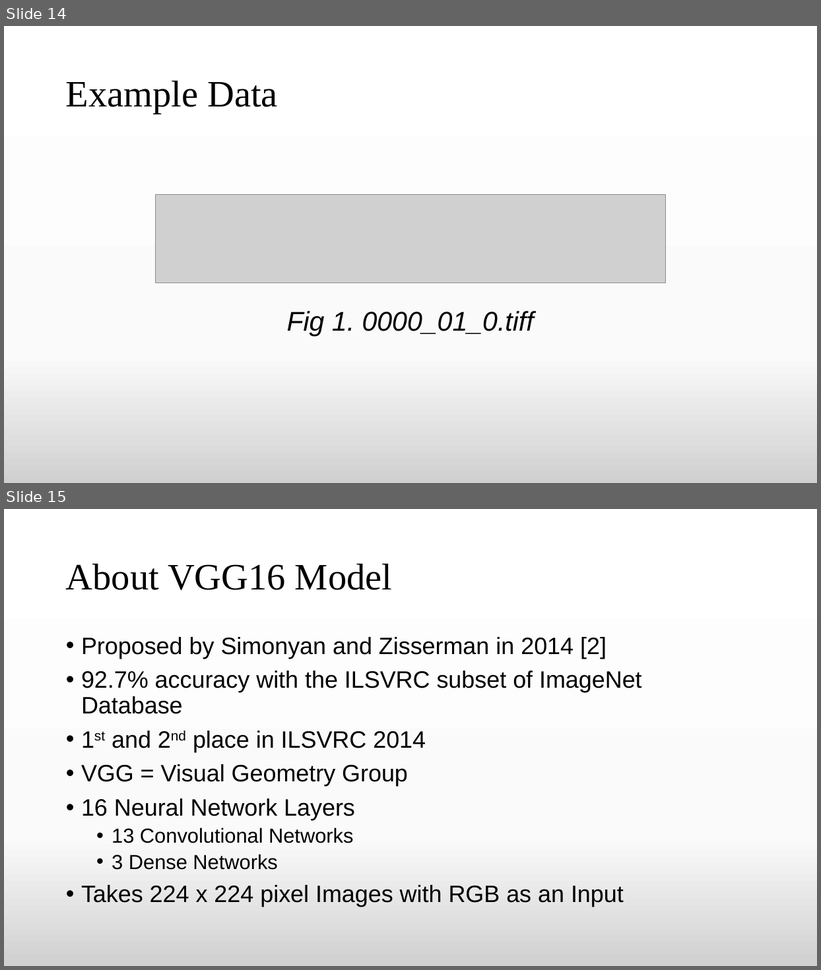
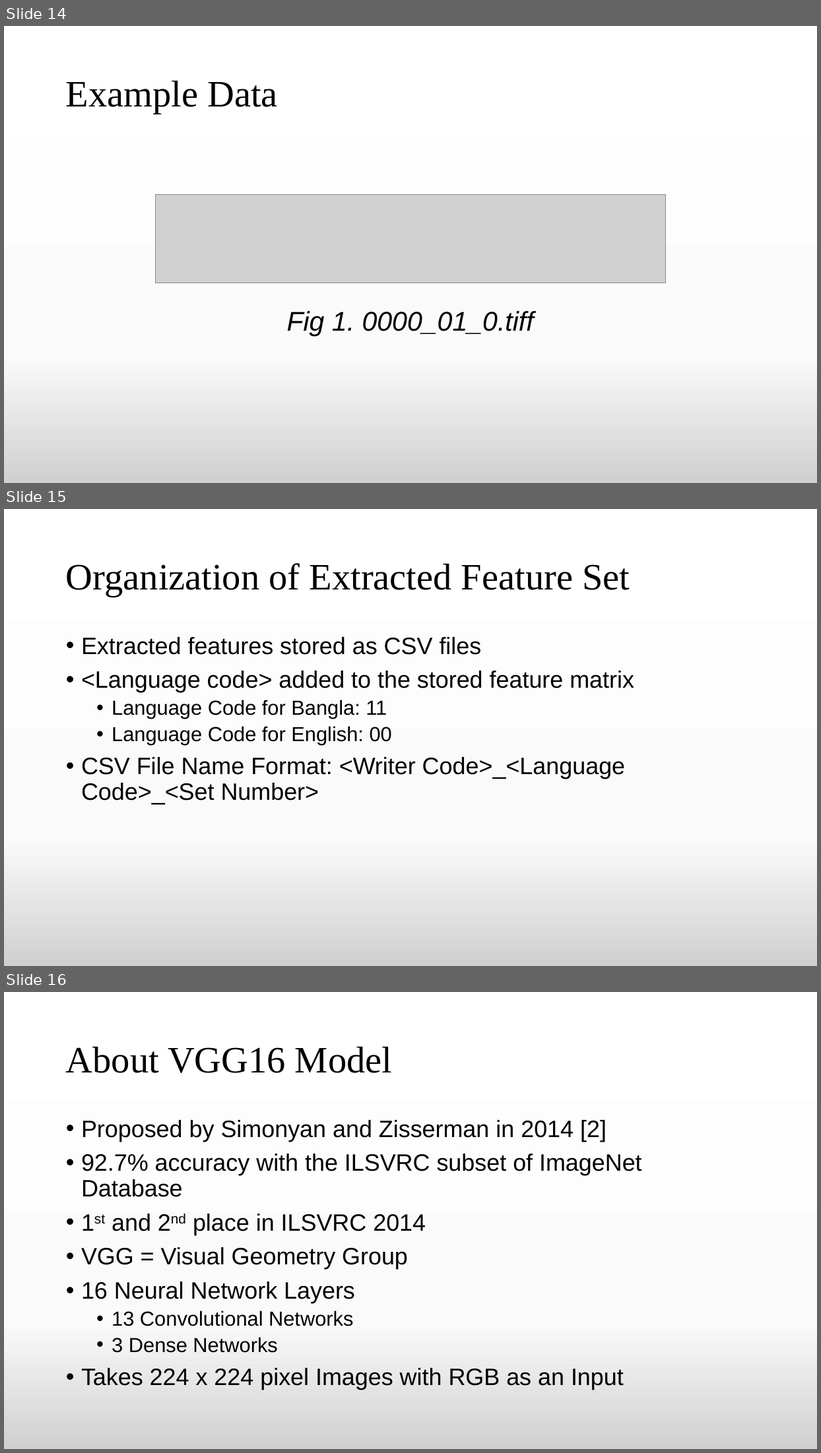
Before and after one commit to TheAnonymousMan/local-language-recognition-gcelt-class-2021, a slide deck: Documentation/4th Year Project Presentation.pptx. Shown one above the other, each under a label of ours: slides 14 and 15 before the commit, slides 14, 15 and 16 after it. The pictures are 821x970 and 821x1453 pixels, drawn with LibreOffice and Linux fonts; fonts in the diff are those of the drawing; grey boxes stand for pictures. Boxes give left, top, right and bottom in pixels: in the first picture for what was removed or moved away, otherwise in the second. Text is boxed around its words. In the diff, an @@ line names an element or a change of style, - is before the commit and + after.

```diff
--- a/Documentation/4th Year Project Presentation.pptx
+++ b/Documentation/4th Year Project Presentation.pptx
@@ slide 15 added at <box>4,509,817,966</box>, background gradient #FFFFFF to #FBFBFB to #D1D1D1 @@
@@ title added at <box>66,563,630,597</box>, 44 pt, text #000000 @@
+Organization of Extracted Feature Set
@@ text added at <box>81,637,634,805</box>, 28 pt, text #000000 @@
+• Extracted features stored as CSV files
+• <Language code> added to the stored feature matrix
+  • Language Code for Bangla: 11
+  • Language Code for English: 00
+• CSV File Name Format: <Writer Code>_<Language Code>_<Set Number>
@@ what was slide 15 is now slide 16 @@
```
Also in this commit, not shown: 2 slides changed.
